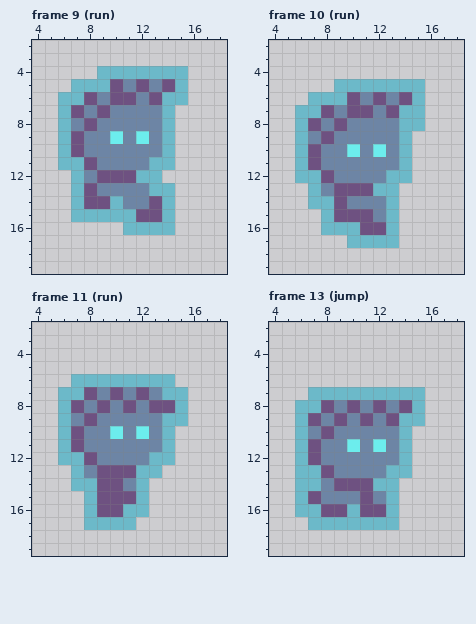
Pixel-art file: assets/player/movement/lenny.aseprite. That is the earlier state.
22x22 pixels, 56 frames. Shown: frame 9 (run): x 4..18, y 2..19; frame 10 (run): x 4..18, y 2..19; frame 11 (run): x 4..18, y 2..19; frame 13 (jump): x 4..18, y 2..19. The commit also changed other frames, which this record leaves out.
The same view after the edit:
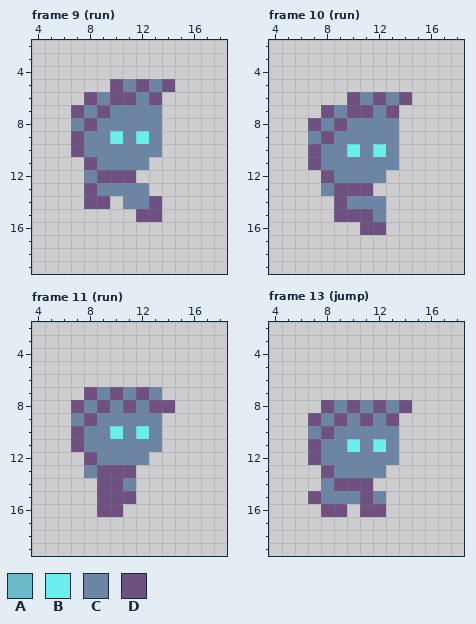
Palette (. is transparent): A #6cb9c9  B #6ceded  C #6d85a5  D #6e5181
From old to new:
layer "outline" now hidden
Frame 9 (run):
Colour A is removed in row 4 at x 9 to 15; in row 5 at x 7 to 9 and 15; in row 6 at x 6 to 7 and 14 to 15; in rows 7 to 10 at x 6 and 14; in row 11 at x 6 to 7 and 13 to 14; in row 12 at x 7 and 12 to 13.
Colour A is removed in row 13 at x 7 and 13 to 14; in row 14 at x 7, 10 and 14; in row 15 at x 7 to 11 and 14; in row 16 at x 11 to 14.
Frame 10 (run):
Colour A is removed in row 5 at x 9 to 15; in row 6 at x 7 to 9 and 15; in row 7 at x 6 to 7 and 14 to 15; in row 8 at x 6 and 14 to 15; in rows 9 to 11 at x 6 and 14; in row 12 at x 6 to 7 and 13 to 14.
Colour A is removed in row 13 at x 7 and 12 to 13; in row 14 at x 7 to 8 and 13; in row 15 at x 8 and 13; in row 16 at x 8 to 10 and 13; in row 17 at x 10 to 13.
Frame 11 (run):
Colour A is removed in row 6 at x 7 to 14; in row 7 at x 6 to 7 and 14 to 15; in row 8 at x 6 and 15; in row 9 at x 6 and 14 to 15; in rows 10 to 11 at x 6 and 14; in row 12 at x 6 to 7 and 13 to 14.
Colour A is removed in row 13 at x 7 and 12 to 13; in row 14 at x 7 to 8 and 12; in row 15 at x 8 and 12; in row 16 at x 8 and 11 to 12; in row 17 at x 8 to 11.
Frame 13 (jump):
Colour A is removed in row 7 at x 7 to 15; in row 8 at x 6 to 7 and 15; in row 9 at x 6 and 14 to 15; in rows 10 to 12 at x 6 and 14; in row 13 at x 6 to 7 and 13 to 14; in row 14 at x 6 to 7 and 12 to 13.
Colour A is removed in row 15 at x 6 and 13; in row 16 at x 6 to 7, 10 and 13; in row 17 at x 7 to 13.
Pixel boxes of the changes (left, top, right, bottom) in both pictures:
erased: (58, 66, 188, 235)
erased: (295, 79, 425, 248)
erased: (58, 374, 188, 530)
erased: (295, 387, 425, 530)
